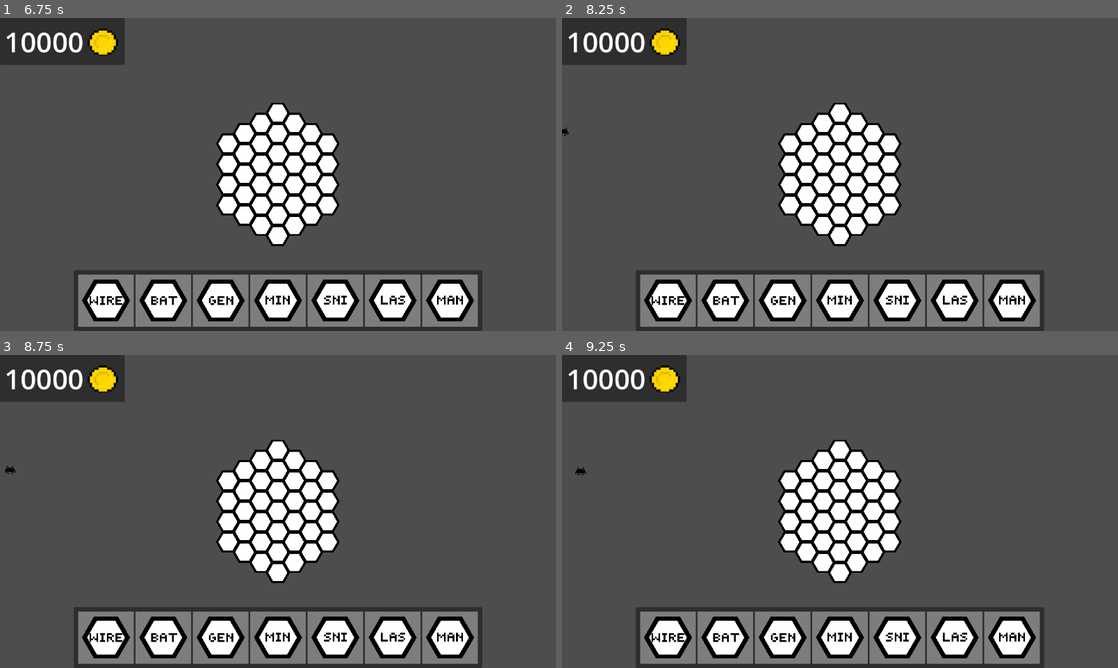
Above: before the commit, frames 1-4 (two rows, left to right).
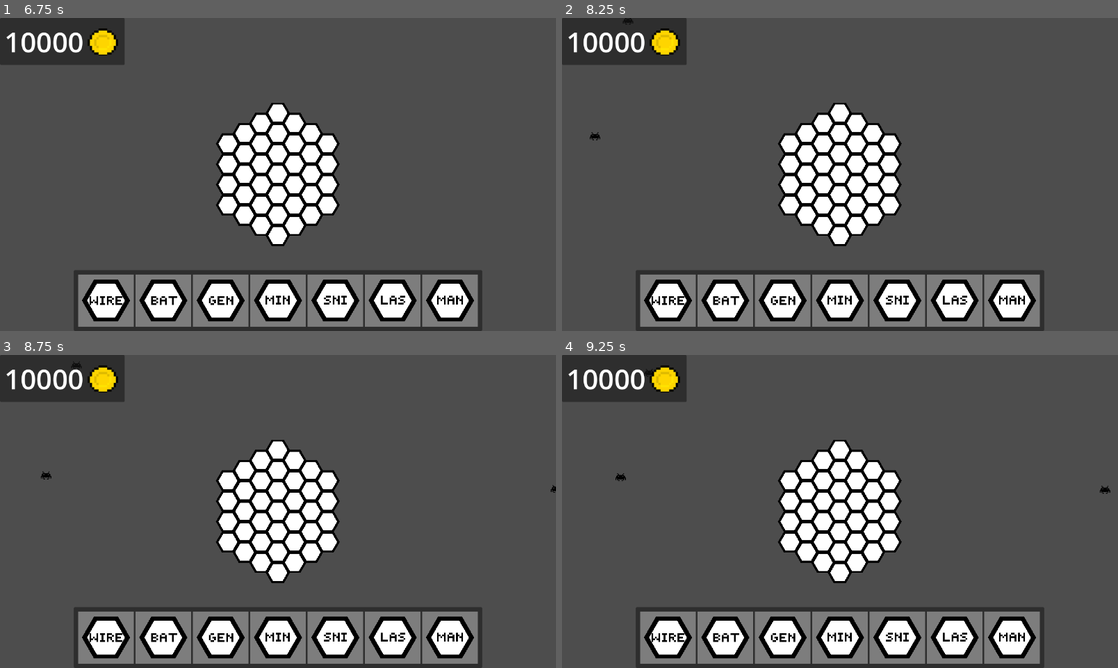
Above: after the commit, the same moments.

Repository: KieranGliver/SpacePowerDefenseGame
Game: Godot game, scene res://Scenes/GameScenes/main.tscn
Two runs of this game, one before a commit and one after it. Both use one fixed random seed, a clock stepped at 60 frames per second and the inputs below.
Inputs (mouse positions are in pixels of both pictures, inside the frame that each line leads up to):
- Up to frame 1 (6.75 s): click "Start" at 0.5 s; click (105, 299) at 1.25 s; click (161, 299) at 2 s; click (222, 299) at 2.75 s; click (278, 299) at 3.5 s; click (333, 299) at 4.25 s; click (394, 299) at 5 s; click (450, 299) at 5.75 s; click (105, 299) at 6.5 s
- Up to frame 2 (8.25 s): click (723, 299) at 7.25 s; click (784, 299) at 8 s
- Up to frame 3 (8.75 s): no input
- Up to frame 4 (9.25 s): click (840, 636) at 8.75 s

Frame 1 is identical in both runs. In frame 2, less than 0.1% of the frame differs, in the area x 0-13%, y 0-40%; in frame 3, less than 0.1%; in frame 4, 0.1%, in the area x 2-99%, y 4-45%.

Commit message:
Added different enemy types

Diff:
--- /dev/null
+++ b/Scenes/Enemy/BasicEnemy.tscn
@@ -0,0 +1,37 @@
+[gd_scene load_steps=6 format=3 uid="uid://b5fhf62sssdyh"]
+
+[ext_resource type="PackedScene" uid="uid://cj1d8rkihmwgw" path="res://Scenes/Enemy/enemy.tscn" id="1_d15rj"]
+[ext_resource type="Texture2D" uid="uid://dr12gfoiedugu" path="res://Sprites/prototype/space_invader_1.png" id="2_2ausv"]
+
+[sub_resource type="CapsuleShape2D" id="CapsuleShape2D_eb0jp"]
+radius = 9.0
+height = 38.0
+
+[sub_resource type="CapsuleShape2D" id="CapsuleShape2D_m21mq"]
+radius = 15.0
+height = 48.0
+
+[sub_resource type="CapsuleShape2D" id="CapsuleShape2D_06fji"]
+radius = 11.0
+height = 42.0
+
+[node name="Enemy" instance=ExtResource("1_d15rj")]
+SPEED = 60.0
+max_shield = 0.0
+
+[node name="Sprite2D" parent="." index="0"]
+texture = ExtResource("2_2ausv")
+
+[node name="CollisionShape2D" parent="." index="1"]
+position = Vector2(0, 0)
+rotation = 1.5708
+shape = SubResource("CapsuleShape2D_eb0jp")
+
+[node name="CollisionShape2D" parent="HurtBox" index="0"]
+shape = SubResource("CapsuleShape2D_m21mq")
+
+[node name="CollisionShape2D" parent="HitBox" index="0"]
+shape = SubResource("CapsuleShape2D_06fji")
+
+[editable path="HurtBox"]
+[editable path="HitBox"]
--- /dev/null
+++ b/Scenes/Enemy/ShieldedEnemy.tscn
@@ -0,0 +1,40 @@
+[gd_scene load_steps=6 format=3 uid="uid://q2wb24pq5quq"]
+
+[ext_resource type="PackedScene" uid="uid://cj1d8rkihmwgw" path="res://Scenes/Enemy/enemy.tscn" id="1_ppnlu"]
+[ext_resource type="Texture2D" uid="uid://b82nrg33uwh8m" path="res://Sprites/prototype/Space_invader_2.png" id="2_ebnxi"]
+
+[sub_resource type="CapsuleShape2D" id="CapsuleShape2D_k8pss"]
+height = 48.0
+
+[sub_resource type="CapsuleShape2D" id="CapsuleShape2D_mr2r1"]
+radius = 17.0
+height = 60.0
+
+[sub_resource type="CapsuleShape2D" id="CapsuleShape2D_ex8f5"]
+radius = 13.0
+height = 54.0
+
+[node name="Enemy" instance=ExtResource("1_ppnlu")]
+SPEED = 45.0
+max_hp = 5.0
+
+[node name="Sprite2D" parent="." index="0"]
+texture = ExtResource("2_ebnxi")
+
+[node name="CollisionShape2D" parent="." index="1"]
+position = Vector2(0, 0)
+shape = SubResource("CapsuleShape2D_k8pss")
+
+[node name="CollisionShape2D" parent="HurtBox" index="0"]
+rotation = 0.0
+shape = SubResource("CapsuleShape2D_mr2r1")
+
+[node name="CollisionShape2D" parent="HitBox" index="0"]
+rotation = 0.0
+shape = SubResource("CapsuleShape2D_ex8f5")
+
+[node name="BarDisplay" parent="." index="5"]
+position = Vector2(0, -10)
+
+[editable path="HurtBox"]
+[editable path="HitBox"]
--- /dev/null
+++ b/Scenes/Enemy/SlowEnemy.tscn
@@ -0,0 +1,44 @@
+[gd_scene load_steps=6 format=3 uid="uid://d1vxsybhfjnbh"]
+
+[ext_resource type="PackedScene" uid="uid://cj1d8rkihmwgw" path="res://Scenes/Enemy/enemy.tscn" id="1_g5g2k"]
+[ext_resource type="Texture2D" uid="uid://wbky71e1yjuk" path="res://Sprites/prototype/Space_invader_3.png" id="2_kt7x7"]
+
+[sub_resource type="CapsuleShape2D" id="CapsuleShape2D_cb80f"]
+radius = 7.0
+height = 48.0
+
+[sub_resource type="CapsuleShape2D" id="CapsuleShape2D_l2b2r"]
+height = 64.0
+
+[sub_resource type="CapsuleShape2D" id="CapsuleShape2D_ctqxe"]
+radius = 9.0
+height = 56.0
+
+[node name="Enemy" instance=ExtResource("1_g5g2k")]
+SPEED = 20.0
+max_hp = 40.0
+max_shield = 0.0
+
+[node name="Sprite2D" parent="." index="0"]
+texture = ExtResource("2_kt7x7")
+
+[node name="CollisionShape2D" parent="." index="1"]
+position = Vector2(0, -5)
+rotation = 1.5708
+shape = SubResource("CapsuleShape2D_cb80f")
+
+[node name="CollisionShape2D" parent="HurtBox" index="0"]
+position = Vector2(0, -5)
+rotation = 1.5708
+shape = SubResource("CapsuleShape2D_l2b2r")
+
+[node name="CollisionShape2D" parent="HitBox" index="0"]
+position = Vector2(0, -5)
+rotation = 1.5708
+shape = SubResource("CapsuleShape2D_ctqxe")
+
+[node name="BarDisplay" parent="." index="5"]
+position = Vector2(0, -5)
+
+[editable path="HurtBox"]
+[editable path="HitBox"]
--- a/Scenes/Enemy/enemy.tscn
+++ b/Scenes/Enemy/enemy.tscn
@@ -1,20 +1,9 @@
-[gd_scene load_steps=13 format=3 uid="uid://cj1d8rkihmwgw"]
+[gd_scene load_steps=9 format=3 uid="uid://cj1d8rkihmwgw"]
 
 [ext_resource type="Script" path="res://Scripts/Enemy/enemy.gd" id="1_6f0px"]
-[ext_resource type="Texture2D" uid="uid://dr12gfoiedugu" path="res://Sprites/prototype/space_invader_1.png" id="2_g6sav"]
 [ext_resource type="PackedScene" uid="uid://8m6xtgg55wiw" path="res://Scenes/Utility/hurt_box.tscn" id="3_h3gkj"]
 [ext_resource type="PackedScene" uid="uid://hmk0hgrodh0p" path="res://Scenes/Utility/hit_box.tscn" id="4_6dbrs"]
 [ext_resource type="Script" path="res://Scenes/Enemy/ProgressBarDisplay.gd" id="5_wskst"]
-
-[sub_resource type="RectangleShape2D" id="RectangleShape2D_m2slw"]
-size = Vector2(48, 28)
-
-[sub_resource type="CapsuleShape2D" id="CapsuleShape2D_0b2rj"]
-radius = 17.0
-height = 50.0
-
-[sub_resource type="CapsuleShape2D" id="CapsuleShape2D_ykmfc"]
-height = 40.0
 
 [sub_resource type="CanvasTexture" id="CanvasTexture_5iw80"]
 
@@ -30,30 +19,23 @@
 
 [node name="Enemy" type="CharacterBody2D" groups=["enemy"]]
 script = ExtResource("1_6f0px")
+SPEED = 40.0
+max_hp = 10.0
+max_shield = 10.0
+shield_recharge_rate = 1.0
 value = 5
 
 [node name="Sprite2D" type="Sprite2D" parent="."]
-texture = ExtResource("2_g6sav")
 
 [node name="CollisionShape2D" type="CollisionShape2D" parent="."]
-position = Vector2(0, 2)
-shape = SubResource("RectangleShape2D_m2slw")
 
 [node name="HurtBox" parent="." instance=ExtResource("3_h3gkj")]
 collision_layer = 8
 collision_mask = 8
 
-[node name="CollisionShape2D" parent="HurtBox" index="0"]
-rotation = 1.5708
-shape = SubResource("CapsuleShape2D_0b2rj")
-
 [node name="HitBox" parent="." instance=ExtResource("4_6dbrs")]
 collision_layer = 4
 collision_mask = 4
-
-[node name="CollisionShape2D" parent="HitBox" index="0"]
-rotation = 1.5708
-shape = SubResource("CapsuleShape2D_ykmfc")
 
 [node name="ShieldTimer" type="Timer" parent="."]
 wait_time = 0.05
--- a/Scripts/Enemy/enemy.gd
+++ b/Scripts/Enemy/enemy.gd
@@ -2,14 +2,16 @@
 
 class_name Enemy
 
-@export var SPEED : float = 40.0
-@export var hp: float = 10
-@export var max_hp : float = 10.0
-@export var shield: float = 0
+@export var SPEED : float = 0
+@export var max_hp : float = 0
 @export var max_shield : float = 0
-@export var shield_recharge_rate: float = 1
-@export var knockback_resistance : float = 4
-@export var value = 1
+@export var shield_recharge_rate: float = 0
+
+@export var value: int = 0
+
+var hp: float = 0
+var shield: float = 0
+var knockback_resistance : float = 4
 var knockback : float = 0
 var knockback_dir : Vector2 = Vector2(0, 0)
 var shield_recharge: bool = true
@@ -24,8 +26,8 @@
 
 func _ready():
 	find_target()
-	update_health(0)
-	update_shield(0)
+	update_health(max_hp)
+	update_shield(max_shield)
 
 func _process(delta):
 	if shield_recharge and shield <= max_shield:
--- a/Scripts/Utility/data.gd
+++ b/Scripts/Utility/data.gd
@@ -7,7 +7,9 @@
 const TILE_MAP_LAYER = 0
 const TILE_MAP_ATLAS_ID = 0
 
-const BASIC_ENEMY = preload("res://Scenes/Enemy/enemy.tscn")
+const BASIC_ENEMY = preload("res://Scenes/Enemy/BasicEnemy.tscn")
+const SHIELD_ENEMY = preload("res://Scenes/Enemy/ShieldedEnemy.tscn")
+const SLOW_ENEMY = preload("res://Scenes/Enemy/SlowEnemy.tscn")
 
 var weapon_stats = {
 	"minigun": {
@@ -43,10 +45,24 @@
 	[
 		{
 			"time_start": 0,
-			"time_end": 10,
+			"time_end": 30,
 			"enemy": BASIC_ENEMY,
 			"enemy_num": 3,
 			"enemy_spawn_delay": 3
+		},
+		{
+			"time_start": 10,
+			"time_end": 30,
+			"enemy": SLOW_ENEMY,
+			"enemy_num": 1,
+			"enemy_spawn_delay": 5
+		},
+		{
+			"time_start": 20,
+			"time_end": 30,
+			"enemy": SHIELD_ENEMY,
+			"enemy_num": 2,
+			"enemy_spawn_delay": 4
 		}
 	]
 ]
